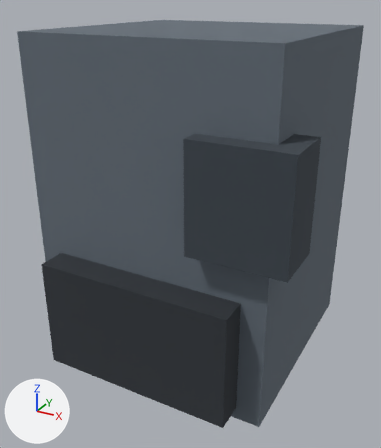
Before and after pictures for a commit that changed the FBX model assets/3d/export/pc_assault_upper_leg.fbx.
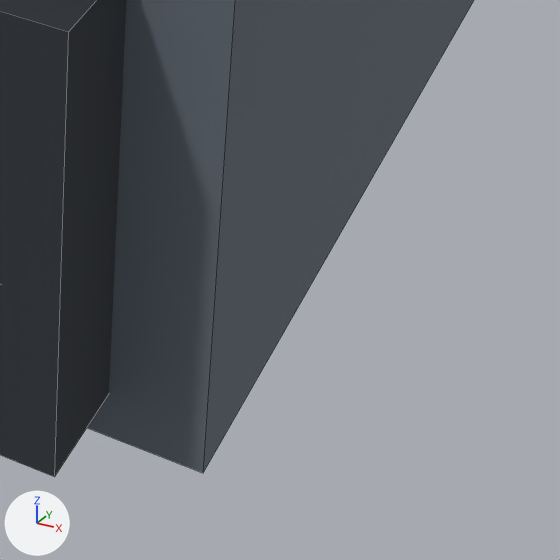
Each version is shown whole from a 50 mm lens placed at (1.0, -1.93, 0.81), pointed at (-0.02, -0.09, -0.11), then close up on the part from 55% to 91% of the width and 70% to 100% of the height. Every picture has the same lights, and +X, +Y and +Z are marked at lower left. The older version's two pictures come first. The close-ups show mesh edges as thin lines.

Script lines for the objects in view, before the commit:
```python
me_pc_assault_upper_leg = bpy.data.meshes.new('pc_assault_upper_leg')
me_pc_assault_upper_leg.from_pydata(...)  # a box spanning x -0.495..0.495, y -0.485..0.485, z -0.68..0.68; a box spanning x -0.4..0.4, y -0.6..-0.4, z -0.63..-0.17; a box spanning x 0.22..0.58, y -0.56..-0.34, z 0.0..0.4
me_pc_assault_upper_leg.materials.append(mat_palette)  # picture img_palette_png
ob_pc_assault_upper_leg = bpy.data.objects.new('pc_assault_upper_leg', me_pc_assault_upper_leg)
ob_pc_assault_upper_leg.location = (0.0, 0.0, 0.0)
```
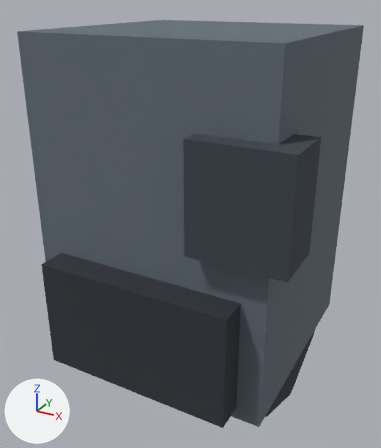
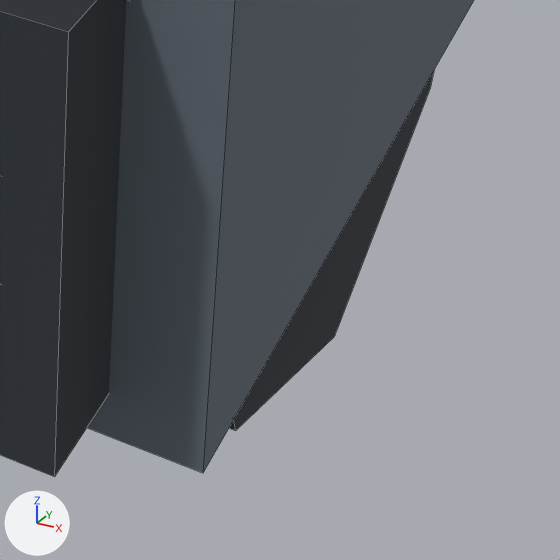
The edits, one by one:
me_pc_assault_upper_leg is used by ob_pc_assault_upper_leg; location (0.0, 0.0, 0.0).
me_pc_assault_upper_leg had 24 vertices, 18 faces and spanned x -0.495..0.58, y -0.6..0.485, z -0.68..0.68.
me_pc_assault_upper_leg now has 40 vertices, 28 faces and spans x -0.495..0.58, y -0.6..0.485, z -0.91..0.68.
me_pc_assault_upper_leg part 1: a new loose piece, an 8-sided cylinder along x spanning x -0.47..0.47, y -0.46..0.46, z -0.91..0.01, in mat_palette (picture img_palette_png).

What differs and where, as boxes [x1, y1, x2, y2] in the close-ups (560 x 560 px):
part 1 of me_pc_assault_upper_leg, added: after [229, 71, 434, 430]
